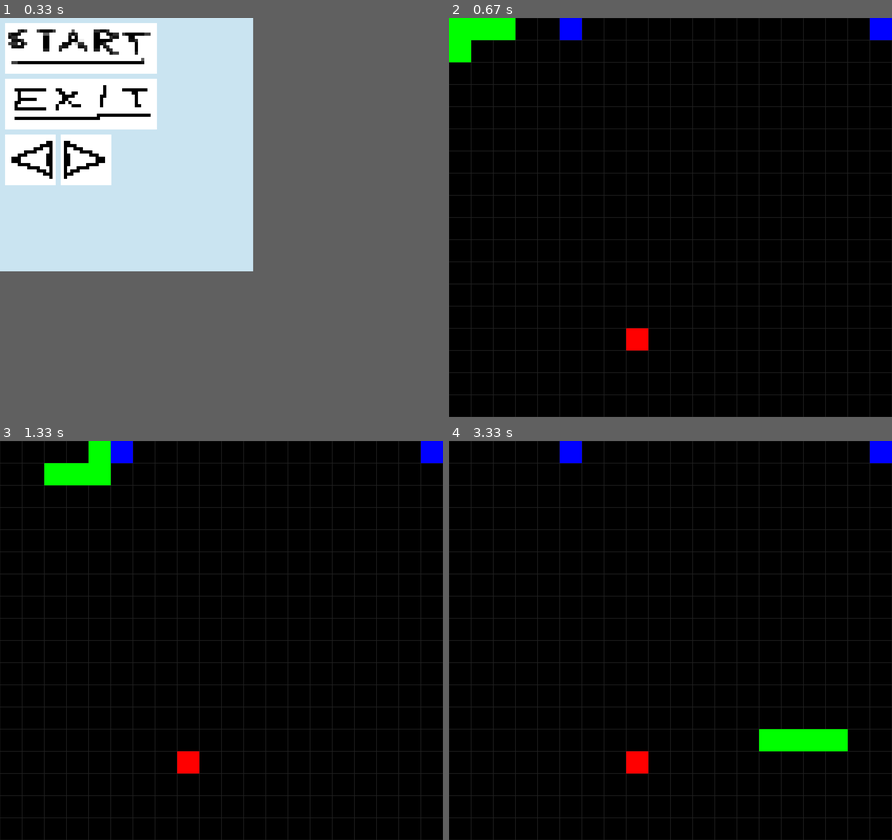
Above: before the commit, frames 1-4 (two rows, left to right).
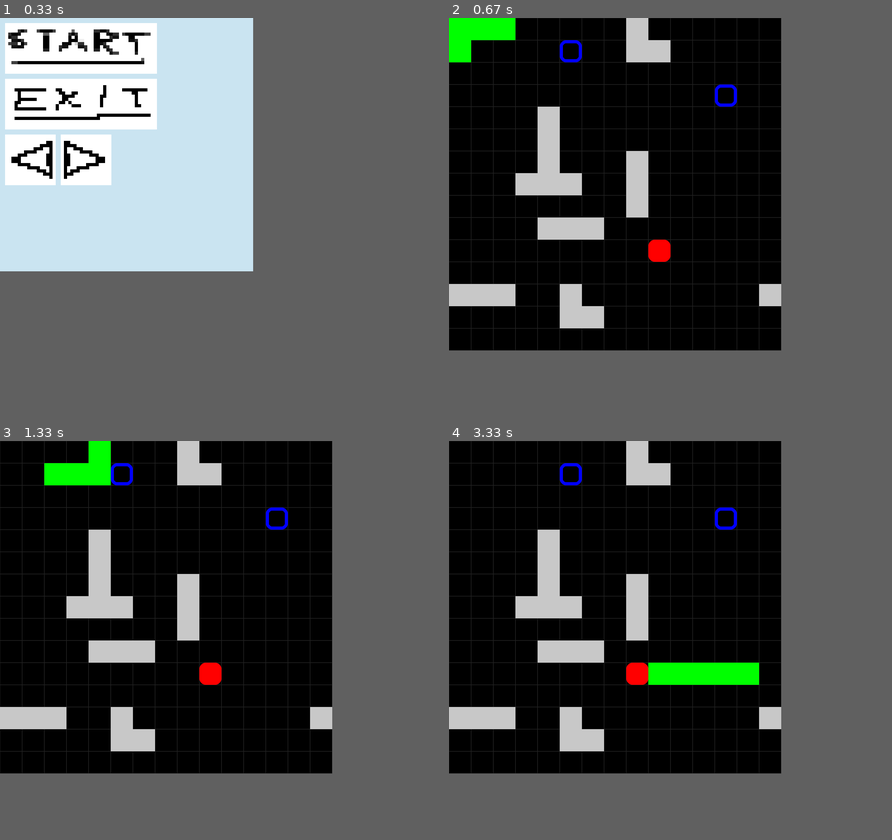
Above: after the commit, the same moments.

Repository: VinnieVinn/Snake-Game
Game: pygame game, started from main.py
The game is run twice, just before and just after one commit, with the same random seed, the same clock (stepped at 60 frames per second) and the same inputs.
Inputs (mouse positions are in pixels of both pictures, inside the frame that each line leads up to):
- Up to frame 1 (0.33 s): no input
- Up to frame 2 (0.67 s): click (528, 49) at 0.38 s
- Up to frame 3 (1.33 s): hold D 0.67-1.13 s; move the mouse to (155, 620) at 0.7 s; hold W from 1.17 s (still down)
- Up to frame 4 (3.33 s): release W at 1.47 s; hold A 2-2.53 s
In frame 2 the window is 1400x1260 before the commit and 1050x1050 after it. Grey fills any space a smaller window leaves; there, only what the larger window draws over its background counts as a difference.

Frame 1 is identical in both runs. In frame 2, 9.5% of the frame differs, in the area x 0-100%, y 0-100%; in frame 3, 9.5%; in frame 4, 12%.

Commit message:
MEGA DLC FEATURE FRIDAY UPDATE!!!
- Obstacles added!
- Visual "enhancements"

Diff:
--- a/gamelogic.py
+++ b/gamelogic.py
@@ -3,7 +3,7 @@
 
 def isCollidingWithSelf(snake):
     head = snake[0]
-    for i in range(1, len(snake)-1):
+    for i in range(1, len(snake)): # Kanske ska vara -1 här?? Vet inte, fattar mig inte på range()...
         if head == snake[i]:
             return True
     else:
@@ -18,10 +18,21 @@
     if head[1] < 0: return True
     return False
 
+
+def isCollidingWithObstacle(snake, obstacles):
+    head = snake[0]
+    for i in range(len(obstacles)):
+        if head == obstacles[i]:
+            return True
+    else:
+        return False
+
+
 def randomizeFoodPos(grid_width, grid_height, ignore_list = []):
     global food_pos
     while True:
-        pos = pygame.Vector2(random.randint(0, grid_width-1), random.randint(0, grid_height-1))
+        #pos = pygame.Vector2(random.randint(0, grid_width-1), random.randint(0, grid_height-1))
+        pos = (random.randint(0, grid_width-1), random.randint(0, grid_height-1))
 
         for i in ignore_list:
             if pos == i:
@@ -29,8 +40,26 @@
         else:
             return pos
 
+
+def randomizeObstaclePos(obstacleTypes, grid_width, grid_height, ignore_list = []):
+    type = random.randint(0, len(obstacleTypes)-1)
+    obstacle = []
+    posOffset = randomizeFoodPos(grid_width, grid_height, ignore_list)
+
+
+    for i in range(len(obstacleTypes[type])):
+        #print(obstacleTypes[type][i][0]+posOffset[0])
+        #print(obstacleTypes[type][i][1]+posOffset[1])
+        pos = (obstacleTypes[type][i][0] + posOffset[0], obstacleTypes[type][i][1] + posOffset[1])
+        obstacle.append(pos)
+
+    #print(obstacle)
+
+    return obstacle
+
 def addListHead(list: list, item):
     list.insert(0, item)
 
+
 def removeTail(snake):
     return snake.pop(len(snake)-1)
--- a/graphics.py
+++ b/graphics.py
@@ -1,4 +1,5 @@
 import pygame
+import random
 
 screen = None
 screen_color = "black"
@@ -6,11 +7,14 @@
 snake_color = "green"
 portal_color = "blue"
 food_color = "red"
+obstacle_color = (200,200,200)
+
 
 def display(x, y):
     global screen
     screen = pygame.display.set_mode((x, y))
     screen.fill(screen_color)
+
 
 def drawGrid(width, height, block_size: int):
     for x in range(0, width):
@@ -27,11 +31,20 @@
 
 def drawFood(pos: tuple, block_size):
     rect = pygame.Rect(pos[0]*block_size, pos[1]*block_size, block_size, block_size)
-    pygame.draw.rect(screen, food_color, rect)
+    pygame.draw.rect(screen, food_color, rect, 0, 20)
+
 
 def drawPortal(pos: tuple, block_size):
     rect = pygame.Rect(pos[0]*block_size, pos[1]*block_size, block_size, block_size)
-    pygame.draw.rect(screen, portal_color, rect)
+    pygame.draw.rect(screen, portal_color, rect, 10, 20)
+
+
+def drawObstacles(obstacle: list, block_size):
+    for i in range(len(obstacle)):
+        rect = pygame.Rect(obstacle[i][0]*block_size, obstacle[i][1]*block_size, block_size, block_size)
+        pygame.draw.rect(screen, obstacle_color, rect)
+
+
 
 def clear_screen():
     screen.fill("black")
--- a/main.py
+++ b/main.py
@@ -5,9 +5,10 @@
 import main_menu  # type: ignore
 
 
-grid_width = 20
-grid_height = 18
+grid_width = 15
+grid_height = 15
 block_size = 70
+obstacleAmount = 8
 
 graphics.display(grid_width*block_size, grid_height*block_size)
 clock = pygame.time.Clock()
@@ -16,7 +17,7 @@
 gameSpeed = 8 # Frames
 fpsLimit = 120
 
-snake = [(0, 0), (1, 0), (2, 0), (2, 1)]
+snake = [[0, 0], [1, 0], [2, 0], [2, 1]]
 snake_start_pos = (0, 0)
 snake_dir = pygame.Vector2(0, 1)
 UP = (0, -1)
@@ -26,9 +27,19 @@
 last_direction = DOWN
 input_buffer = []
 
-food_pos = gamelogic.randomizeFoodPos(grid_width, grid_height, snake)
-portal_1 = gamelogic.randomizeFoodPos(grid_width, grid_height, snake + [food_pos])
-portal_2 = gamelogic.randomizeFoodPos(grid_width, grid_height, snake + [food_pos, portal_1])
+obstacleTypes = [[(0, 0), (0, 1), (0, 2)],
+            [(0, 0), (0, 1), (1, 1)],
+            [(0, 0), (1, 0), (2, 0)]]
+obstacles = []
+
+for i in range(obstacleAmount):
+    obstacles += gamelogic.randomizeObstaclePos(obstacleTypes, grid_width, grid_height, snake + obstacles)
+
+
+food_pos = gamelogic.randomizeFoodPos(grid_width, grid_height, snake + obstacles)
+portal_1 = pygame.Vector2(gamelogic.randomizeFoodPos(grid_width, grid_height, snake + obstacles + [food_pos]))
+portal_2 = pygame.Vector2(gamelogic.randomizeFoodPos(grid_width, grid_height, snake + obstacles + [food_pos, portal_1]))
+
 
 timer = 0
 score = 0
@@ -57,9 +68,11 @@
     graphics.clear_screen()
 
 
+    graphics.drawGrid(grid_width, grid_height, block_size)
 
 
-    graphics.drawGrid(grid_width, grid_height, block_size)
+    graphics.drawObstacles(obstacles, block_size)
+
     graphics.drawPortal(portal_1, block_size)
     graphics.drawPortal(portal_2, block_size)
     graphics.drawSnake(snake, block_size)
@@ -83,11 +96,13 @@
             last_direction = snake_dir
 
 
+        gamelogic.addListHead(snake, snake[0]+snake_dir)
+
         if gamelogic.isCollidingWithSelf(snake):
             running = False
 
-
-        gamelogic.addListHead(snake, snake[0]+snake_dir)
+        if gamelogic.isCollidingWithObstacle(snake, obstacles):
+            running = False
 
         if gamelogic.isCollidingWithWall(snake, grid_width, grid_height):
             if snake_dir == UP:
@@ -106,11 +121,11 @@
             snake[0] = portal_1
 
         if snake[-1] == portal_1 or snake[-1] == portal_2:
-            portal_1 = gamelogic.randomizeFoodPos(grid_width, grid_height, snake + [food_pos, portal_2])
-            portal_2 = gamelogic.randomizeFoodPos(grid_width, grid_height, snake + [food_pos, portal_1])
+            portal_1 = pygame.Vector2(gamelogic.randomizeFoodPos(grid_width, grid_height, snake + obstacles + [food_pos, portal_2]))
+            portal_2 = pygame.Vector2(gamelogic.randomizeFoodPos(grid_width, grid_height, snake + obstacles + [food_pos, portal_1]))
 
         if snake[0] == food_pos:
-            food_pos = gamelogic.randomizeFoodPos(grid_width, grid_height, snake)
+            food_pos = gamelogic.randomizeFoodPos(grid_width, grid_height, snake + obstacles)
             score += 1
         else:
             gamelogic.removeTail(snake)
--- a/main_menu.py
+++ b/main_menu.py
@@ -6,10 +6,6 @@
     pass
 
 pygame.init()
-
-
-vertical_list = ["sprites/start.png",
-          "sprites/exit.png"]
 
 
 
